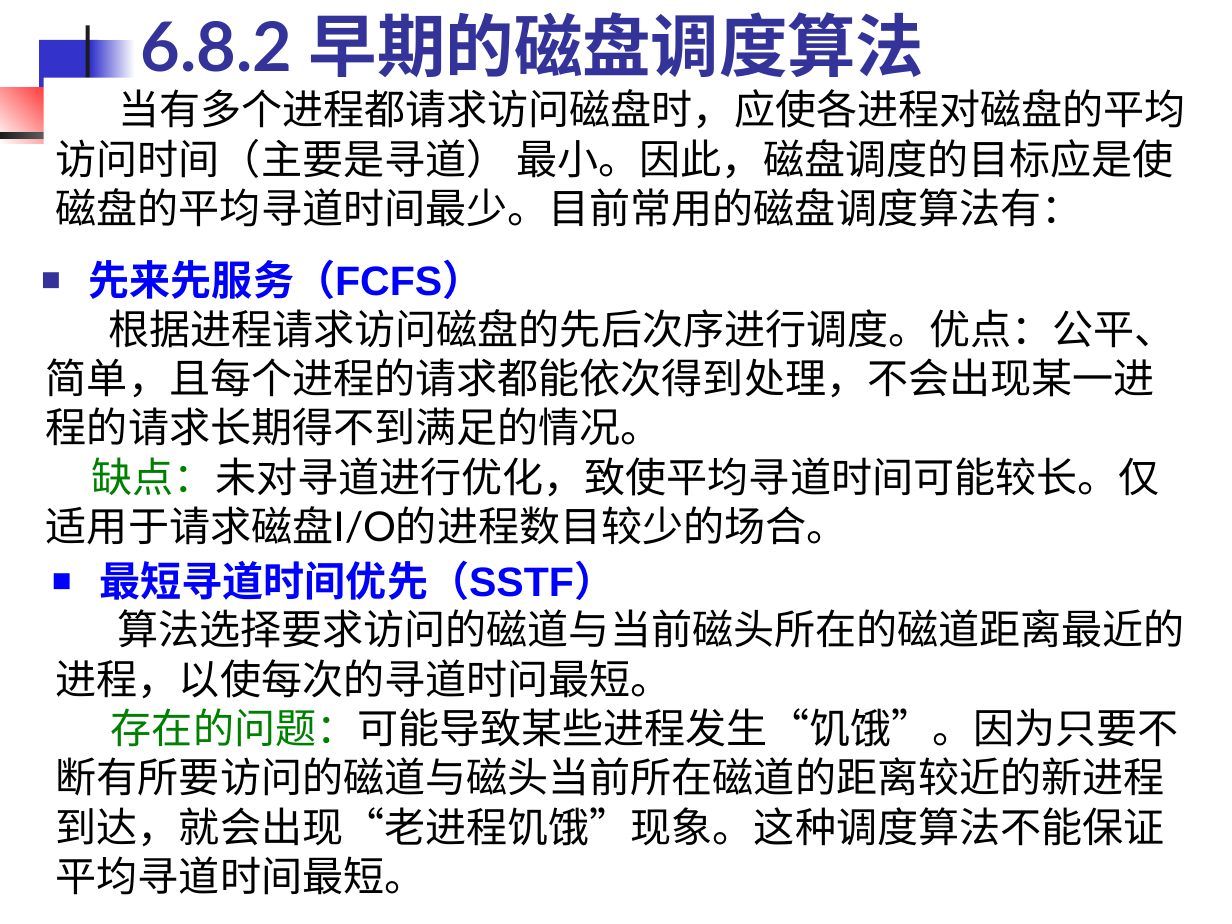
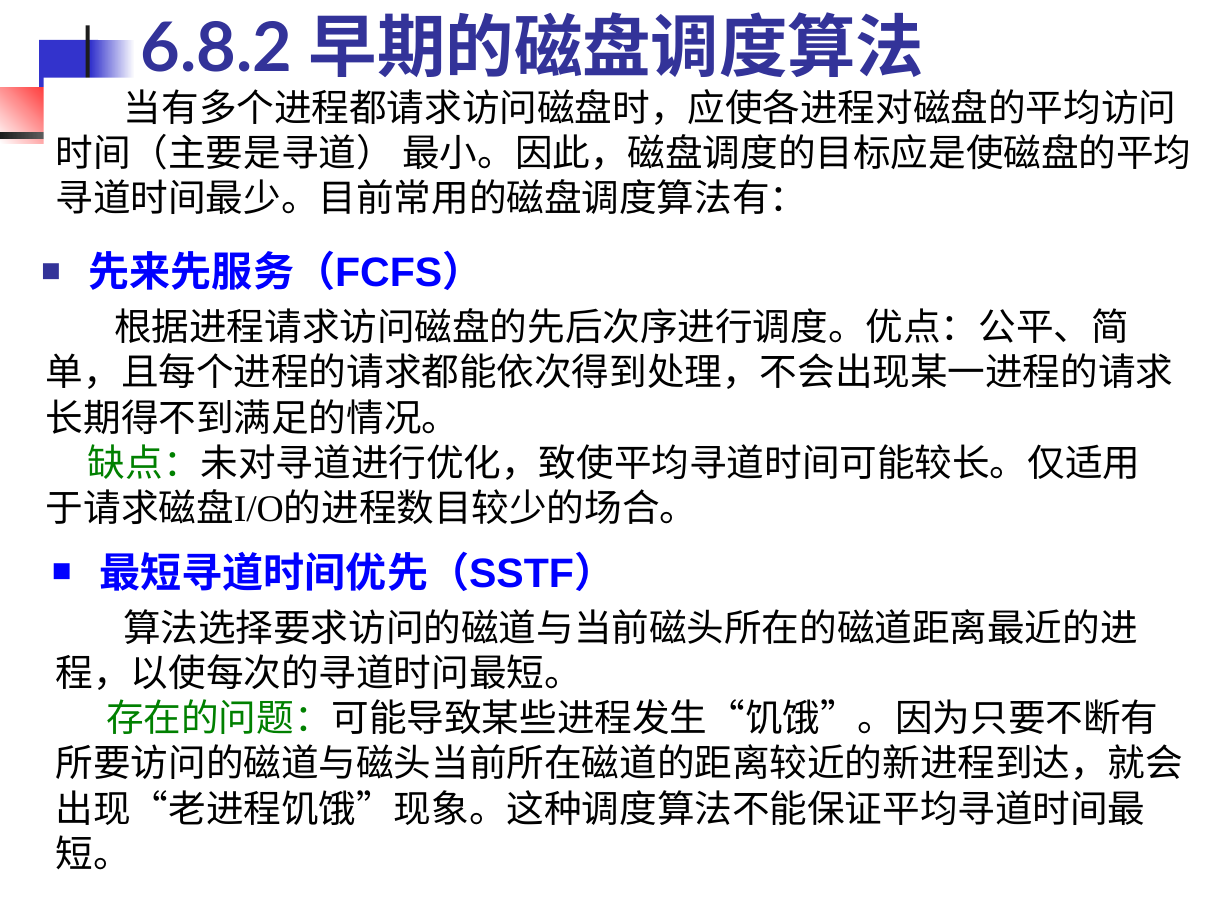
Before and after one commit to edu2act/course-OS, a slide deck: slide 65 of materials/slides/OS_Chap 6.ppt. Drawn at 1232x924 pixels with LibreOffice and Linux fonts; fonts in the diff are those of the drawing. Boxes give left, top, right and bottom in pixels: in the first picture for what was removed or moved away, otherwise in the second. Text is boxed around its words. In the diff, an @@ line names an element or a change of style, - is before the commit and + after.

```diff
--- a/materials/slides/OS_Chap 6.ppt
+++ b/materials/slides/OS_Chap 6.ppt
@@ text "先来先服务（FCFS）": place and size @@
-text "先来先服务（FCFS）" at <box>89,259,484,299</box>
+text "先来先服务（FCFS）" at <box>89,250,484,290</box>
@@ text "最短寻道时间优先（SSTF）": place and size @@
-text "最短寻道时间优先（SSTF）" at <box>100,560,616,600</box>
+text "最短寻道时间优先（SSTF）" at <box>100,551,616,591</box>
@@ size 24 to 22 pt, font Lato to Times New Roman in 3 elements at <box>56,89,1191,214</box>, <box>46,308,1173,524</box>, <box>56,609,1183,825</box> @@
```
Also in this commit, not shown: 60 other slides changed, 7 other files.
